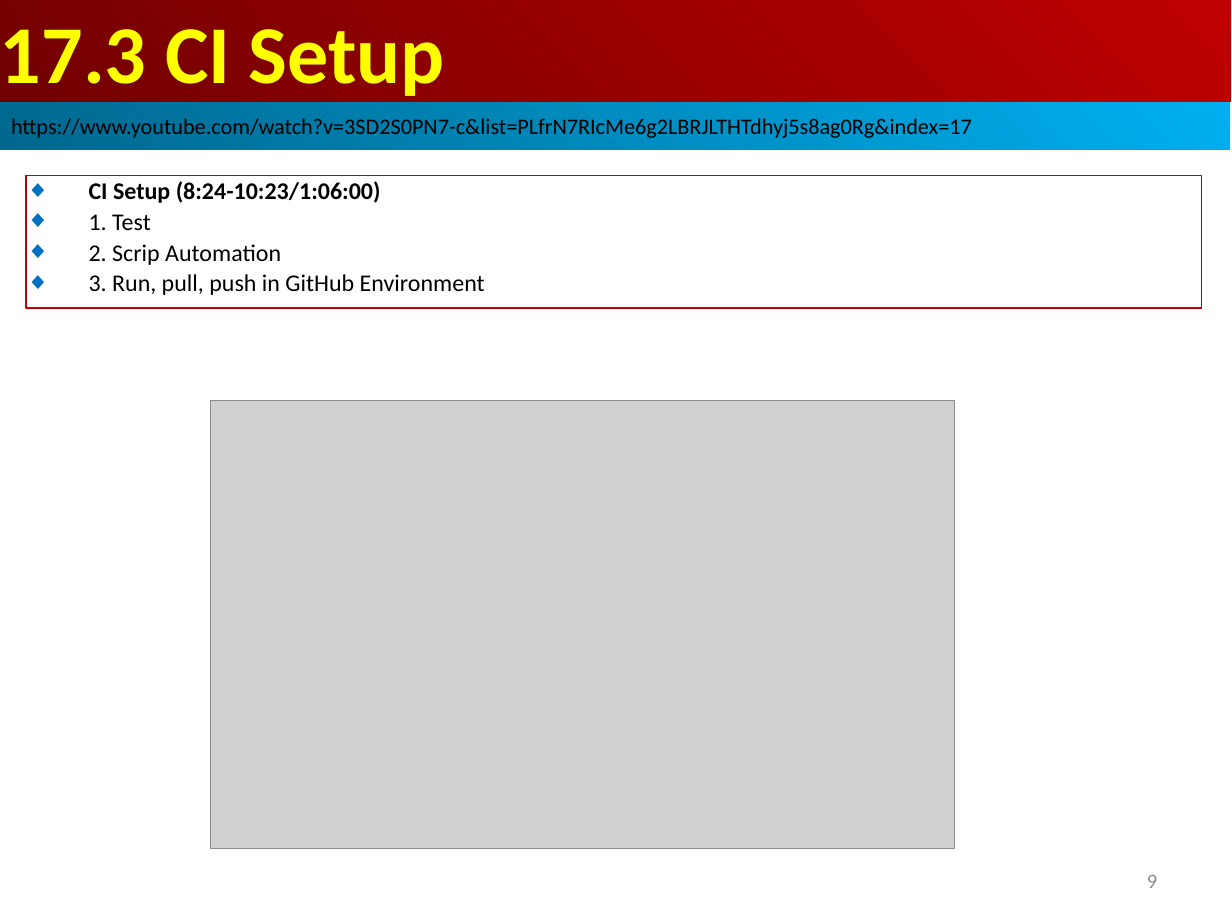
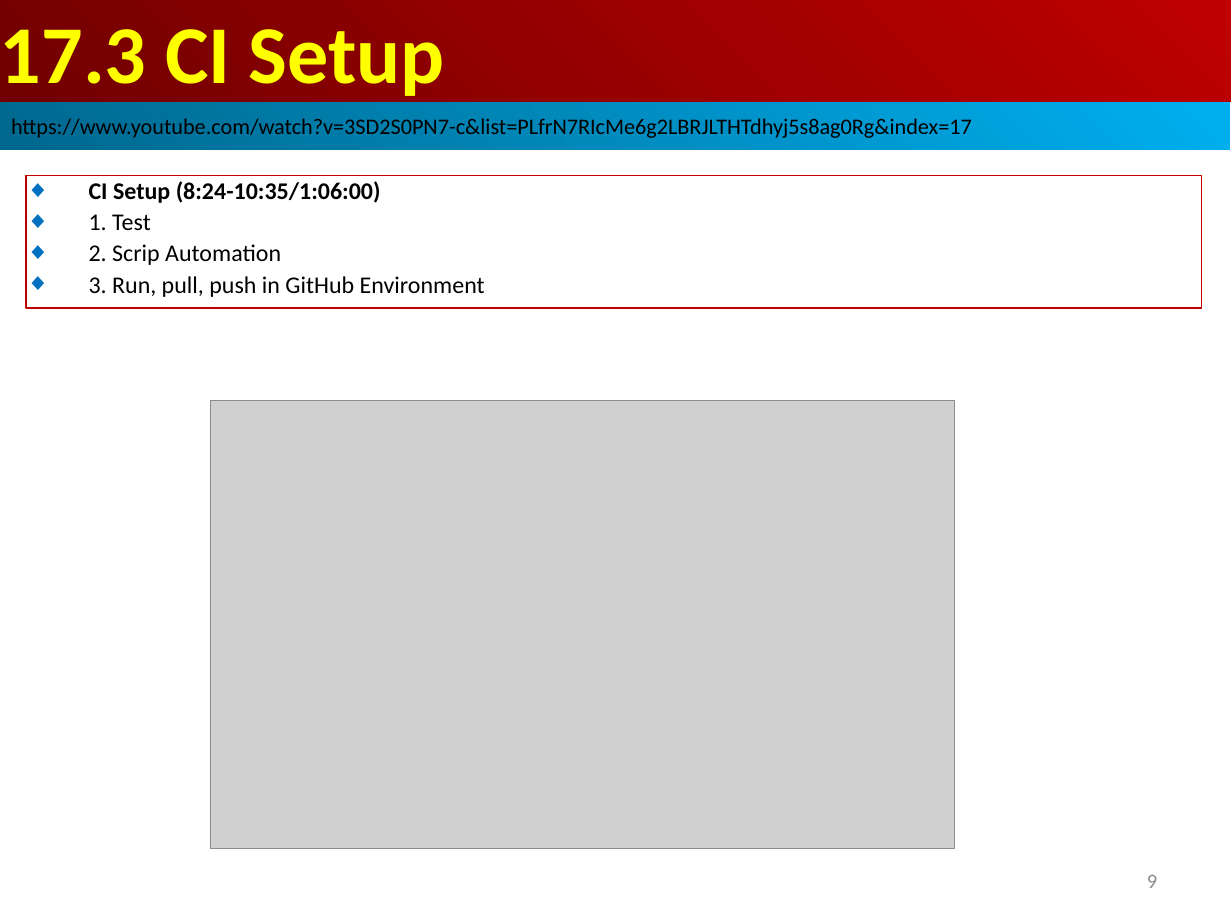
Before and after one commit to peterhchen/AIU_CS800_Chisel, a slide deck: slide 9 of 500_UCSC_HWD/017_Dev/000_Video/017.Dev.ppt. Drawn at 1232x924 pixels with LibreOffice and Linux fonts; fonts in the diff are those of the drawing; grey boxes stand for pictures. Boxes give left, top, right and bottom in pixels: in the first picture for what was removed or moved away, otherwise in the second. Text is boxed around its words. In the diff, an @@ line names an element or a change of style, - is before the commit and + after.

```diff
--- a/500_UCSC_HWD/017_Dev/000_Video/017.Dev.ppt
+++ b/500_UCSC_HWD/017_Dev/000_Video/017.Dev.ppt
@@ text in rectangle at (89,181,381,203): text changed @@
-◆ CI Setup (8:24-10:23/1:06:00)
+◆ CI Setup (8:24-10:35/1:06:00)
```
Also in this commit, not shown: 26 slides added.
